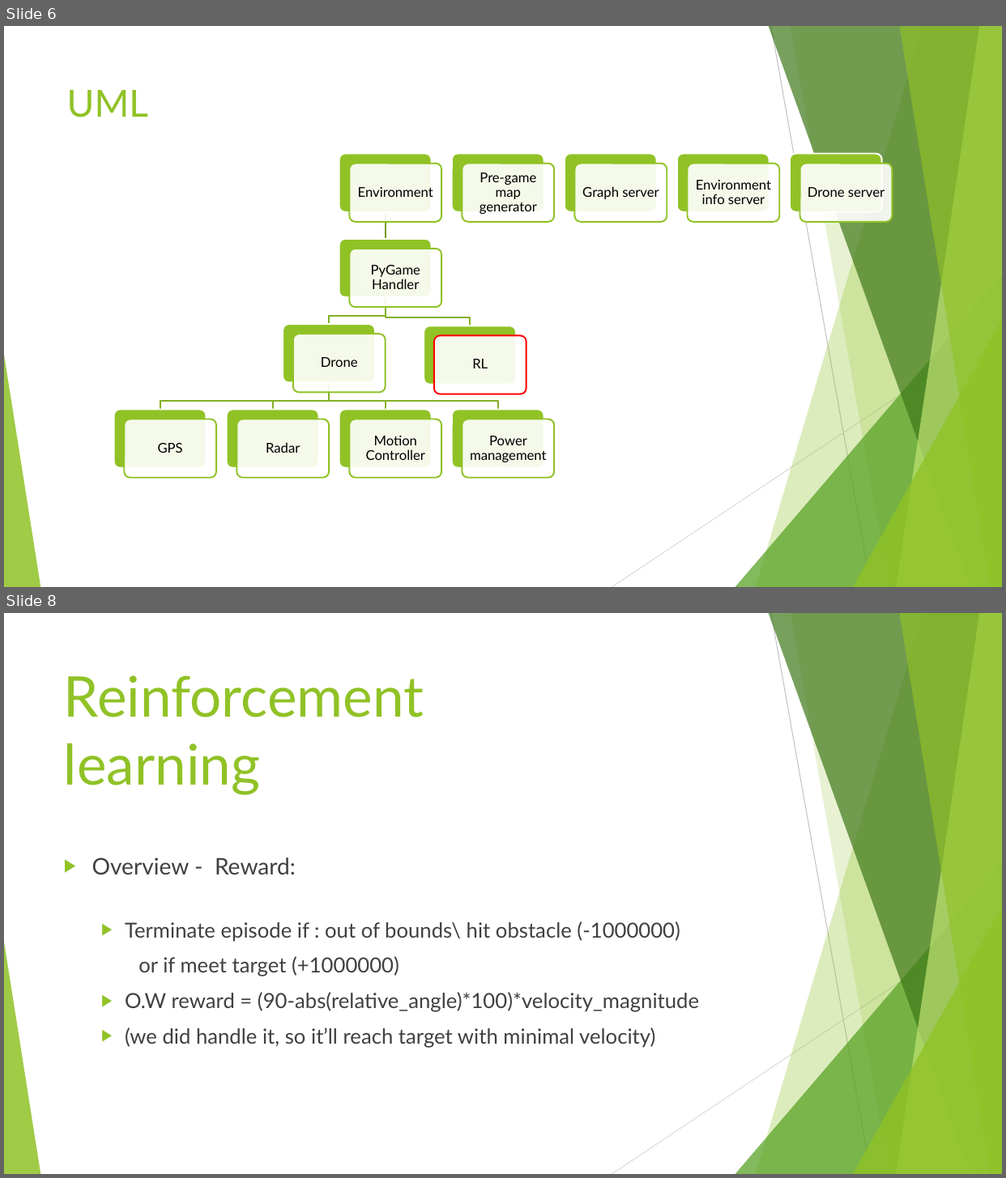
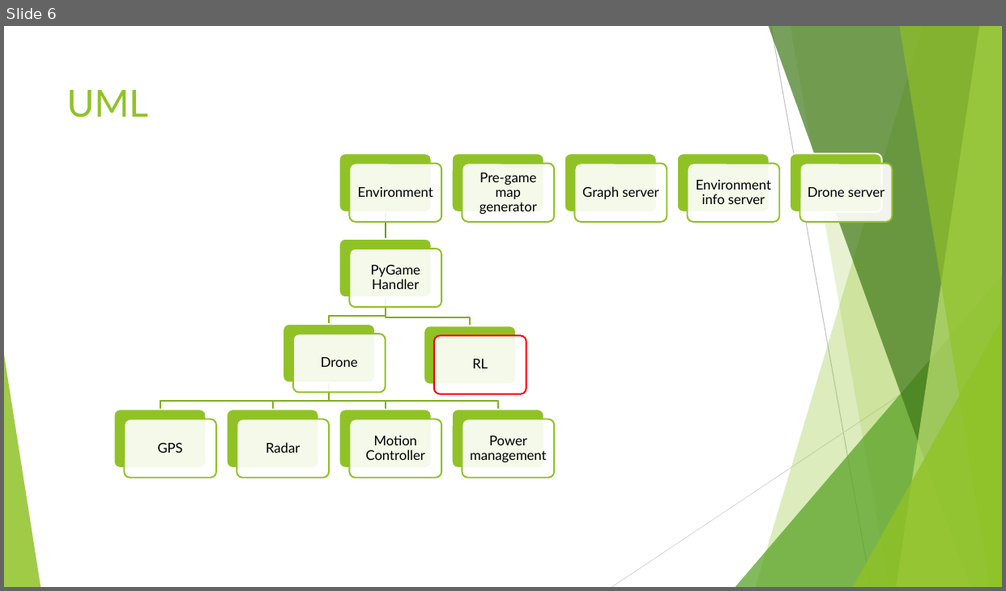
Before and after one commit to ShAssaf/DroneSim, a slide deck: Docs/Project_601.pptx. Shown one above the other, each under a label of ours: slides 6 and 8 before the commit, slide 6 after it; the slides between them are not shown. The pictures are 1006x1178 and 1006x591 pixels, drawn with LibreOffice and Linux fonts; fonts in the diff are those of the drawing. Boxes give left, top, right and bottom in pixels: in the first picture for what was removed or moved away, otherwise in the second. Text is boxed around its words. In the diff, an @@ line names an element or a change of style, - is before the commit and + after.

```diff
--- a/Docs/Project_601.pptx
+++ b/Docs/Project_601.pptx
@@ slide 8 removed at box(4, 613, 1002, 1174), background #FFFFFF; not listed: 10 template elements that a slide beside it also shows @@
@@ title removed at box(64, 675, 424, 795) @@
-Reinforcement learning
@@ text removed at box(92, 858, 699, 1048) @@
-▶ Overview - Reward:
-  ▶ Terminate episode if : out of bounds\ hit obstacle (-1000000)
-  or if meet target (+1000000)
-  ▶ O.W reward = (90-abs(relative_angle)*100)*velocity_magnitude
-  ▶ (we did handle it, so it’ll reach target with minimal velocity)
```
Also in this commit, not shown: 3 slides added, 2 other slides removed, 1 other file.
